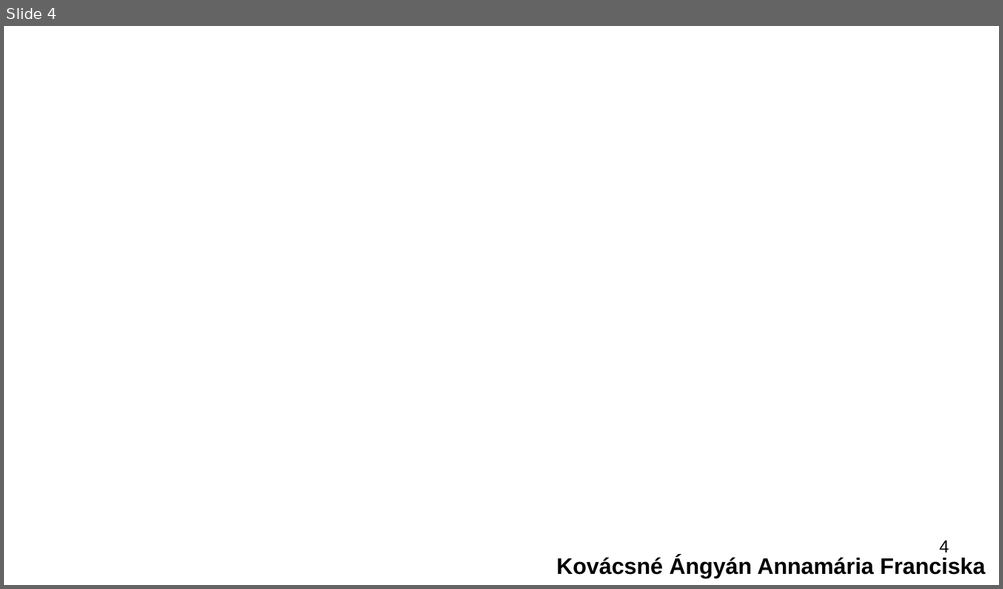
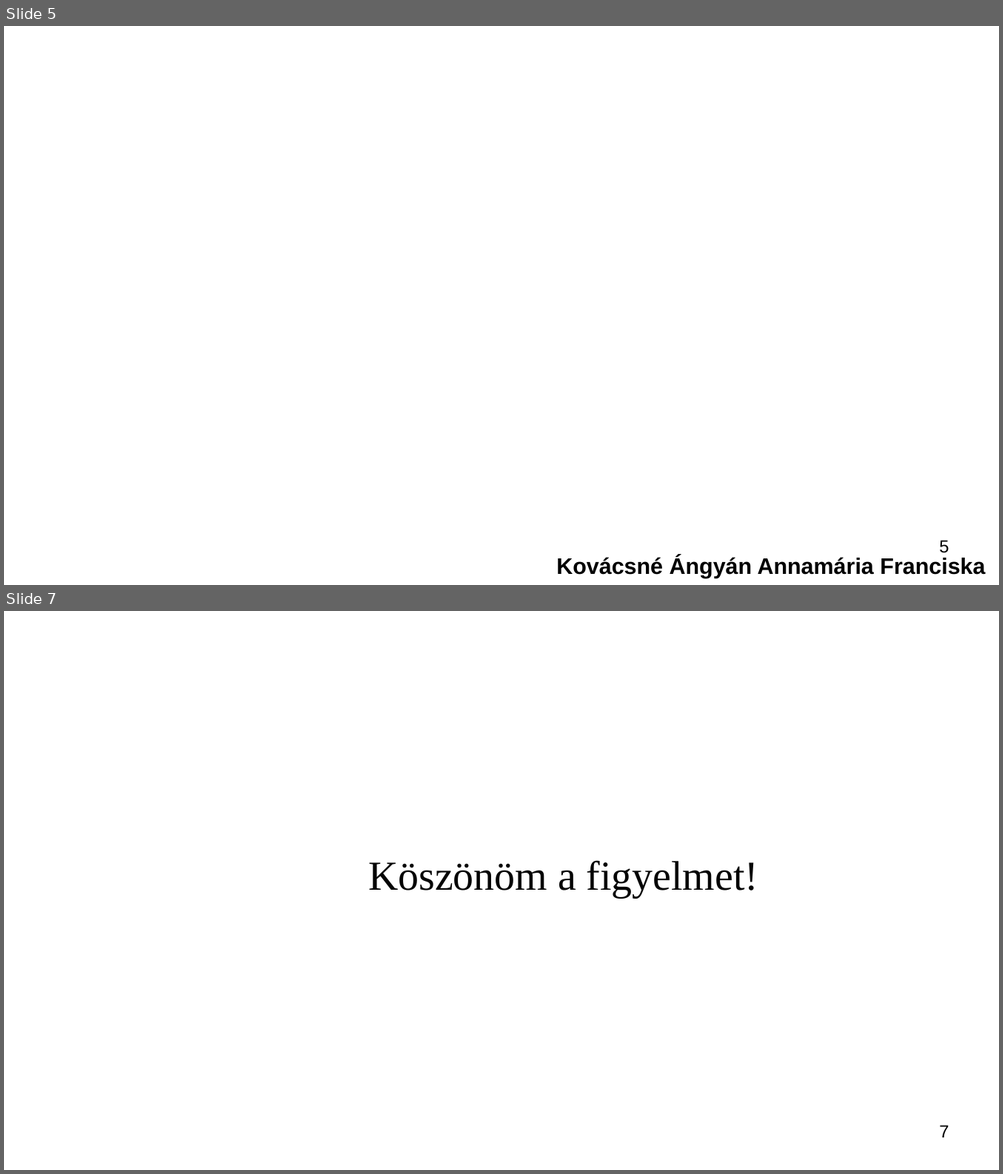
Before and after one commit to panniangyan/conduit, a slide deck: docs/KovacsneAngyanAnnamaria_vizsgaremek_prezentacio.odp. Shown one above the other, each under a label of ours: slide 4 before the commit, slides 5 and 7 after it; the slides between them are not shown. The pictures are 1003x589 and 1003x1174 pixels, drawn with LibreOffice and Linux fonts; fonts in the diff are those of the drawing; background and template pictures are left out. Boxes give left, top, right and bottom in pixels: in the first picture for what was removed or moved away, otherwise in the second. Text is boxed around its words. In the diff, an @@ line names an element or a change of style, - is before the commit and + after.

```diff
--- a/docs/KovacsneAngyanAnnamaria_vizsgaremek_prezentacio.odp
+++ b/docs/KovacsneAngyanAnnamaria_vizsgaremek_prezentacio.odp
@@ slide 7 added at [4, 611, 999, 1170], background picture (left out) @@
@@ title added at [368, 860, 758, 898], 33 pt, text #050505 @@
+Köszönöm a figyelmet!
@@ page number added at [939, 1125, 948, 1138], 14 pt, text #000000 @@
+7
@@ what was slide 4 is now slide 5 @@
@@ page number at [939, 540, 948, 554]: text changed @@
-4
+5
```
Also in this commit, not shown: 2 slides changed, 2 other slides added, 1 other file.
